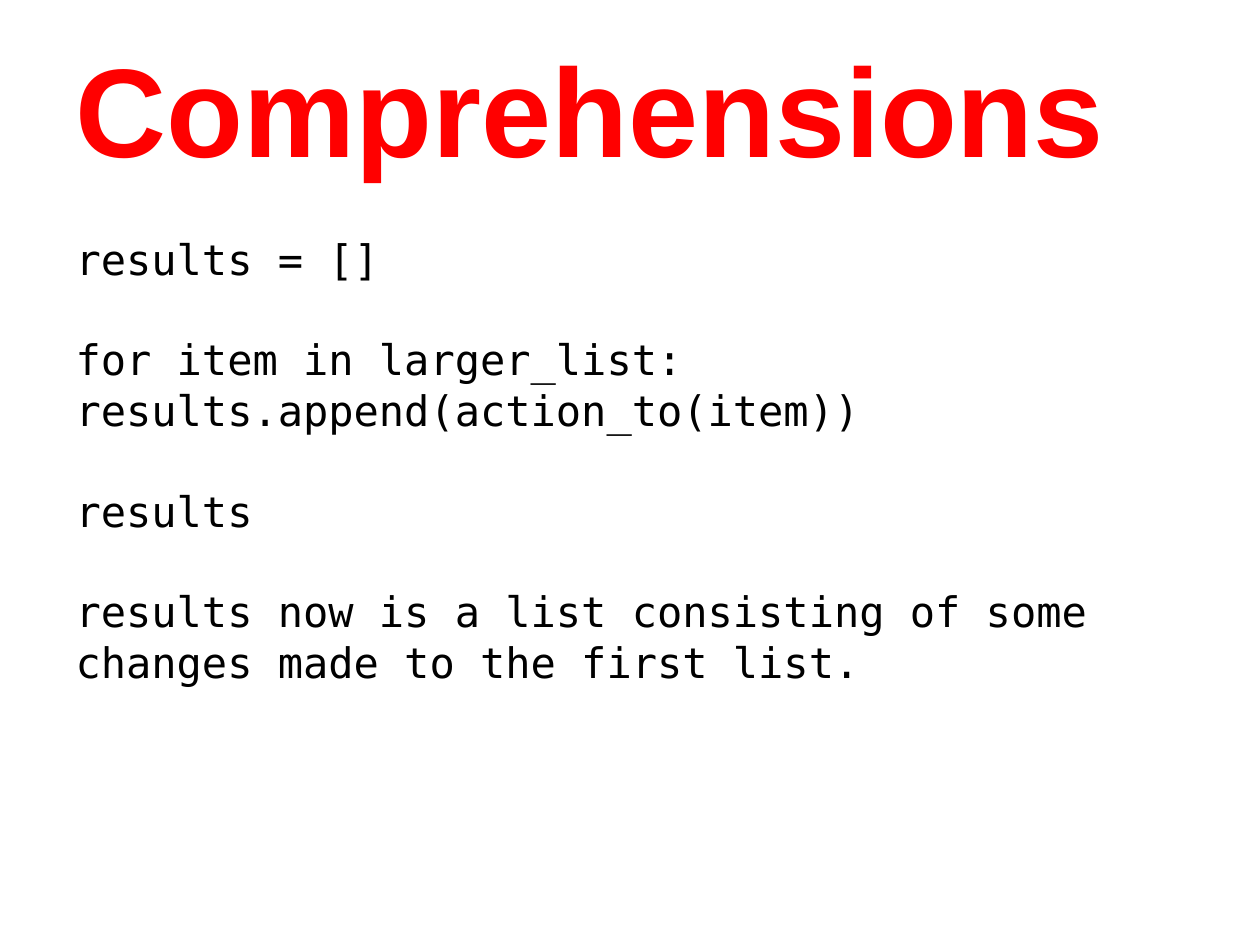
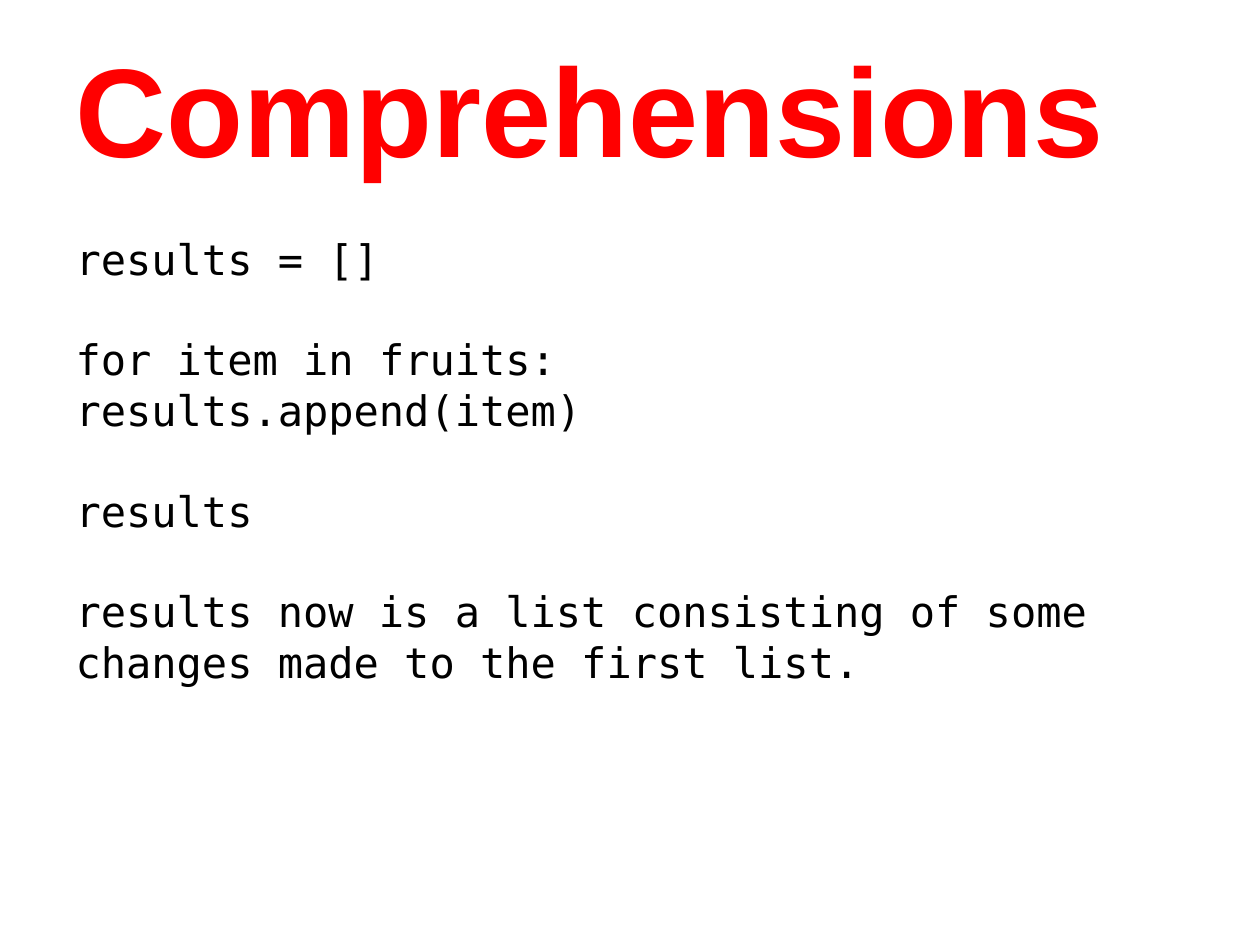
Before and after one commit to humanitiesprogramming/slides, a slide deck: slide 7 of 2017/python/Python Programming Concepts II.pptx. Drawn at 1260x945 pixels with LibreOffice and Linux fonts; fonts in the diff are those of the drawing. Boxes give left, top, right and bottom in pixels: in the first picture for what was removed or moved away, otherwise in the second. Text is boxed around its words. In the diff, an @@ line names an element or a change of style, - is before the commit and + after.

```diff
--- a/2017/python/Python Programming Concepts II.pptx
+++ b/2017/python/Python Programming Concepts II.pptx
@@ text at <box>76,343,582,435</box>: text changed @@
-for item in larger_list: results.append(action_to(item))
+for item in fruits: results.append(item)
```
Also in this commit, not shown: 6 other slides changed, 2 other files.
